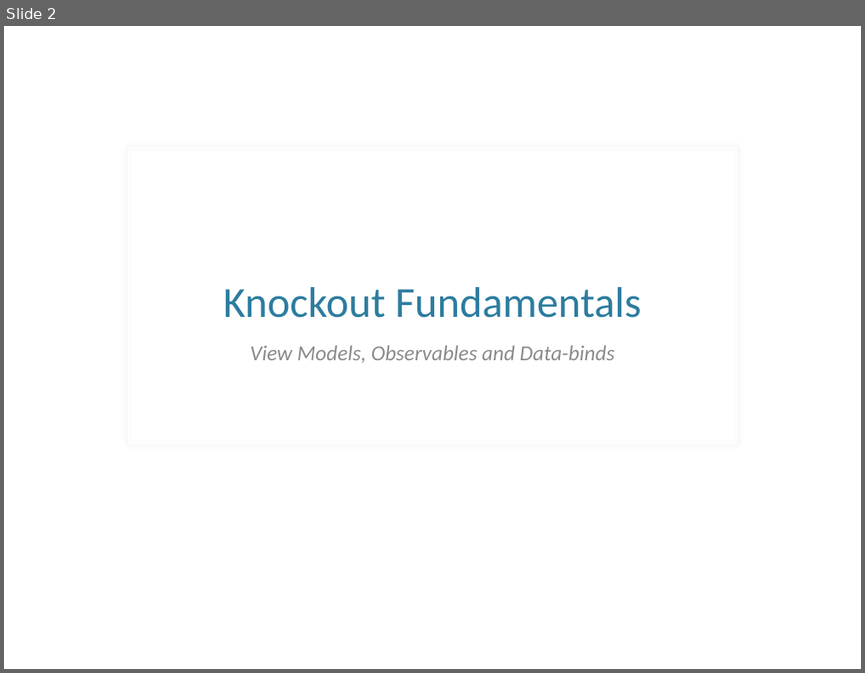
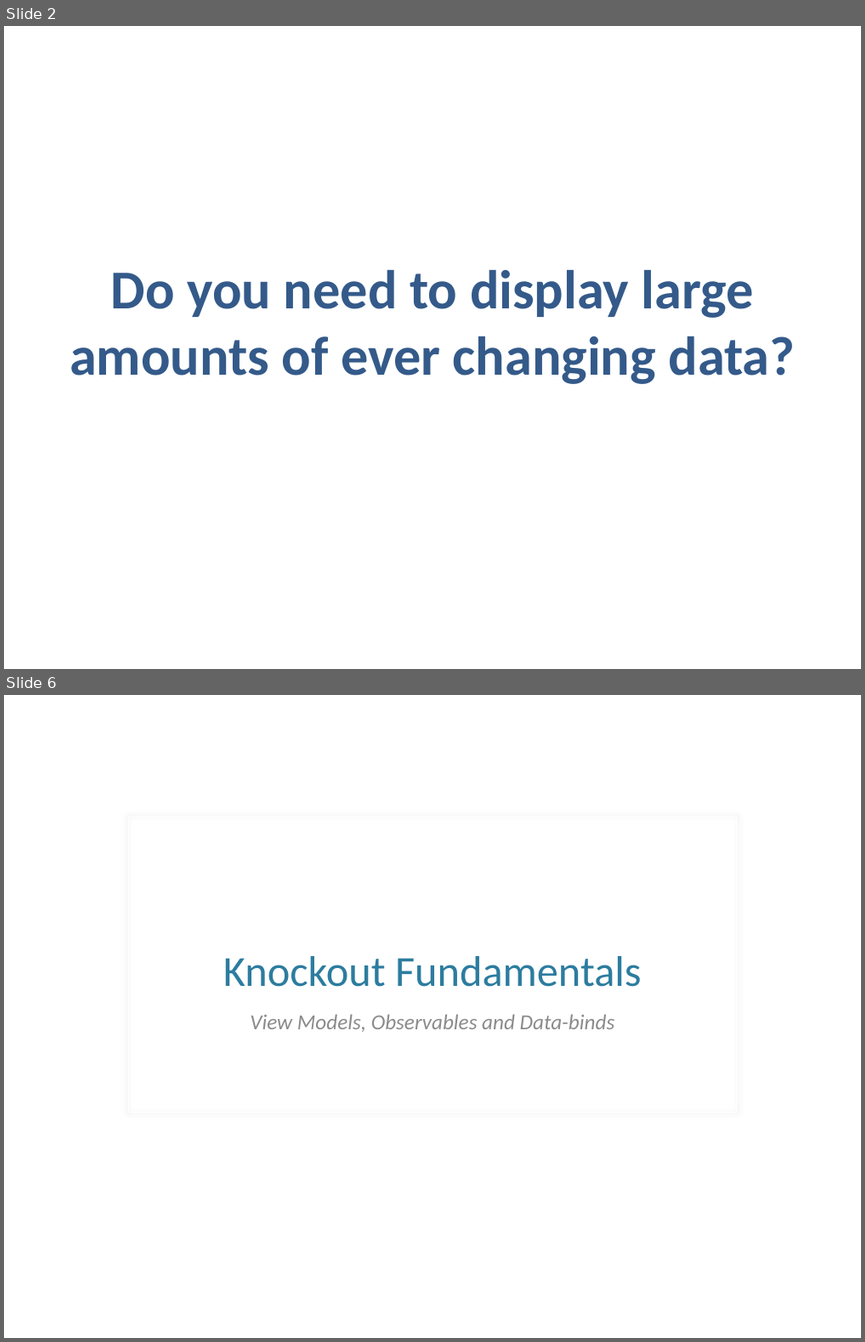
Before and after one commit to samnau/knockout-templating, a slide deck: Knockout Templating - slides.pptx. Shown one above the other, each under a label of ours: slide 2 before the commit, slides 2 and 6 after it; the slides between them are not shown. The pictures are 865x673 and 865x1342 pixels, drawn with LibreOffice and Linux fonts; fonts in the diff are those of the drawing; background and template pictures are left out. Boxes give left, top, right and bottom in pixels: in the first picture for what was removed or moved away, otherwise in the second. Text is boxed around its words. In the diff, an @@ line names an element or a change of style, - is before the commit and + after.

```diff
--- a/Knockout Templating - slides.pptx
+++ b/Knockout Templating - slides.pptx
@@ slide 2 added at (4, 26, 861, 669), background picture (left out) @@
@@ title added at (69, 270, 795, 384), 46 pt, text #345A8A, bold @@
+Do you need to display large amounts of ever changing data?
@@ what was slide 2 is now slide 6 @@
```
Also in this commit, not shown: 3 slides changed, 3 other slides added, 1 slide removed.
